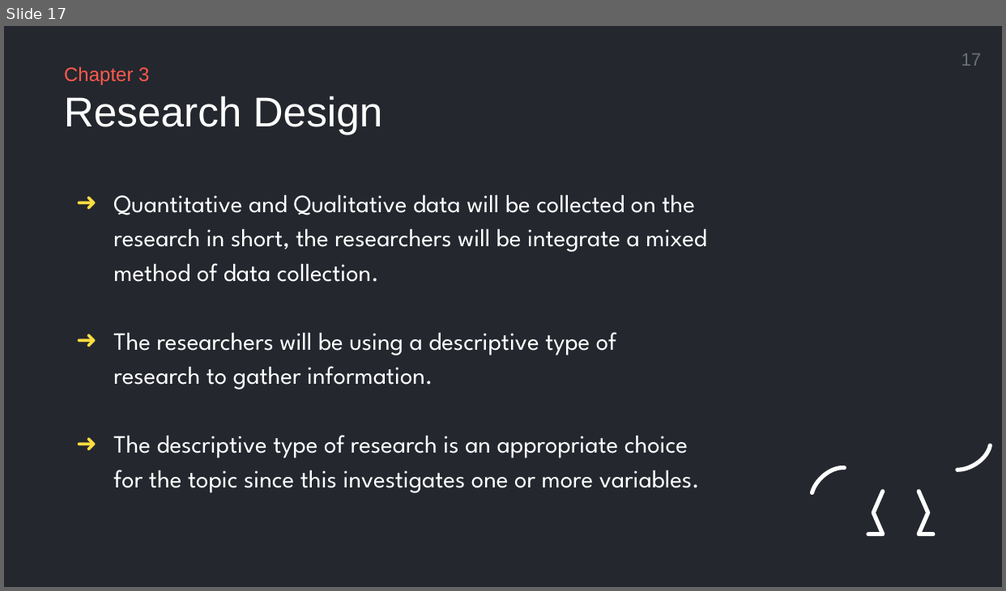
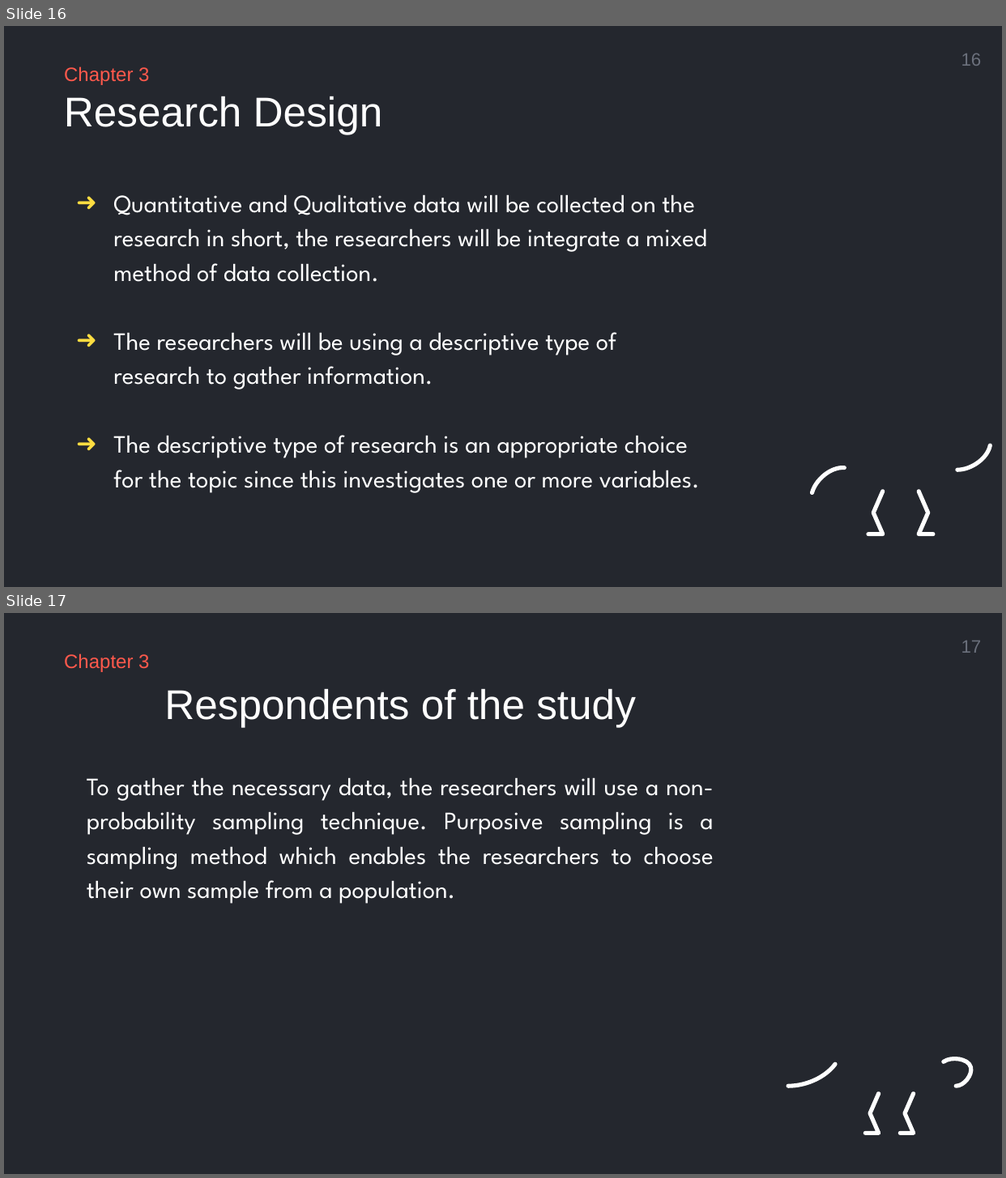
Before and after one commit to mrklglsn/CAPSTONE-FILES, a slide deck: Capstone Final/Presentation - With Diagram.pptx. Shown one above the other, each under a label of ours: slide 17 before the commit, slides 16 and 17 after it. The pictures are 1006x591 and 1006x1178 pixels, drawn with LibreOffice and Linux fonts; fonts in the diff are those of the drawing; background and template pictures are left out. Boxes give left, top, right and bottom in pixels: in the first picture for what was removed or moved away, otherwise in the second. Text is boxed around its words. In the diff, an @@ line names an element or a change of style, - is before the commit and + after.

```diff
--- a/Capstone Final/Presentation - With Diagram.pptx
+++ b/Capstone Final/Presentation - With Diagram.pptx
@@ slide 17 added at (4,613,1002,1174), background picture (left out) @@
@@ text added at (64,653,149,672), 14 pt, text #FF594C @@
+Chapter 3
@@ page number added at (961,641,982,653), 13 pt, text #6B707C @@
+17
@@ text added at (164,688,636,727), 30 pt, text #FFFFFF @@
+Respondents of the study
@@ text added at (87,778,714,904), 18 pt, text #FFFFFF @@
+To gather the necessary data, the researchers will use a non-probability sampling technique. Purposive sampling is a sampling method which enables the researchers to choose their own sample from a population.
@@ group added at (788,1010,971,1134): 9 freeform shapes @@
@@ what was slide 17 is now slide 16 @@
@@ page number at (961,54,982,66): text changed @@
-17
+16
```
Also in this commit, not shown: 6 slides changed, 1 slide removed.
